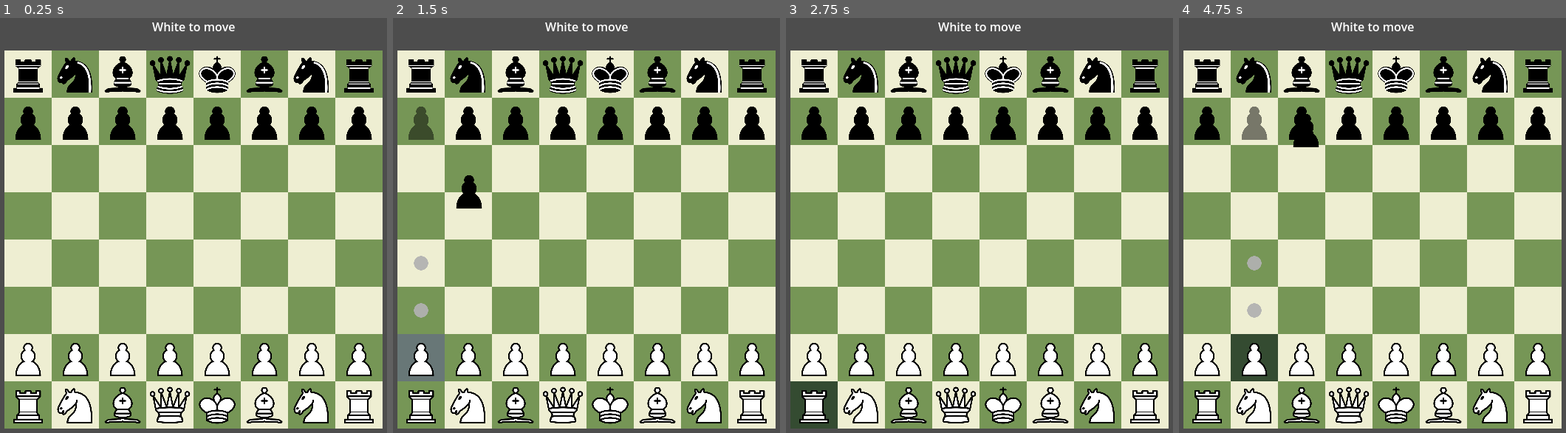
Above: before the commit, frames 1-4 (left to right).
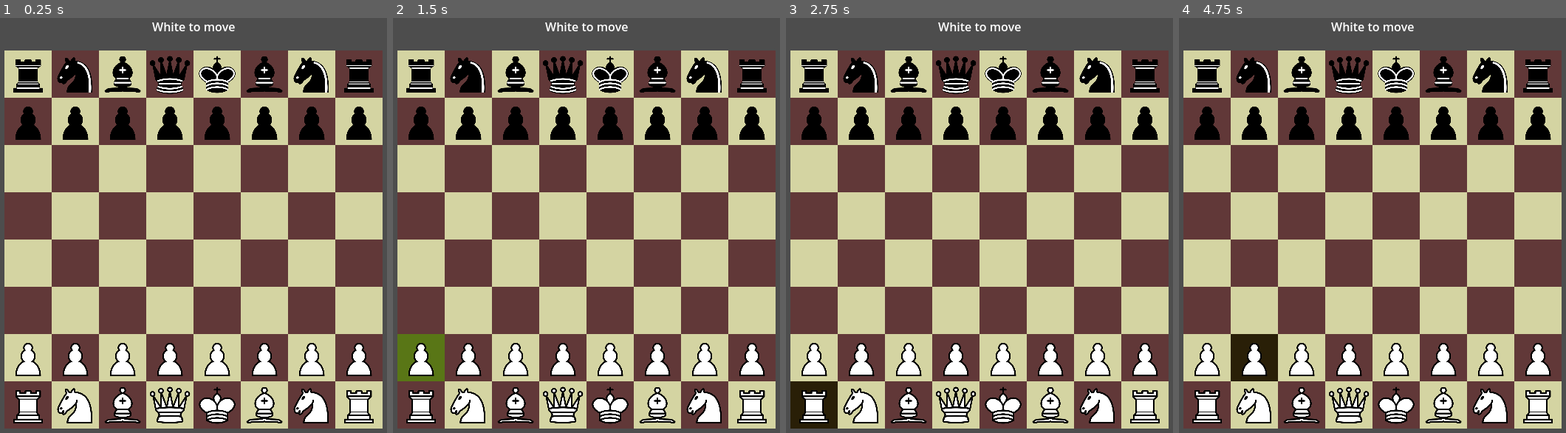
Above: after the commit, the same moments.

Repository: Lizard-Brain-Labs/chess-game
Game: Godot game, scene res://scenes/main.tscn
The game is run twice, just before and just after one commit, with the same random seed, the same clock (stepped at 60 frames per second) and the same inputs.
Inputs (mouse positions are in pixels of both pictures, inside the frame that each line leads up to):
- Up to frame 1 (0.25 s): no input
- Up to frame 2 (1.5 s): tap Enter at 0.5 s; drag from (420, 358) to (629, 142) at 0.52 s; drag from (420, 121) to (563, 329) at 1.27 s
- Up to frame 3 (2.75 s): move the mouse to (813, 403) at 2.02 s; press the mouse at (813, 403) at 2.03 s
- Up to frame 4 (4.75 s): release the mouse at (1206, 403) at 2.75 s; tap Space at 2.75 s; drag from (1206, 76) to (1240, 171) at 2.77 s; drag from (1252, 358) to (1395, 237) at 3.52 s; drag from (1252, 121) to (1306, 130) at 4.27 s

The runs differ from the first frame. In frame 1, 76% of the frame differs, in the area x 1-99%, y 7-99%; in frame 2, 77%; in frame 3, 76%; in frame 4, 77%.

Commit message:
refactor: simplify main logic, better handling of square highlighting

Diff:
--- a/classes/BoardState.gd
+++ b/classes/BoardState.gd
@@ -1,11 +1,14 @@
 class_name BoardState
 # Represents the state of a chess board in data
 
+const colors = Piece.colors
 const BOARD_SIZE = 8
 
 var grid := []
+var player_turn: colors
 
-func _init():
+func _init(turn: colors) -> void:
+	player_turn = turn
 	grid.resize(BOARD_SIZE)
 	for x in range(BOARD_SIZE):
 		grid[x] = []
@@ -23,8 +26,8 @@
 	return pos.x >= 0 and pos.x < BOARD_SIZE and pos.y >= 0 and pos.y < BOARD_SIZE
 
 # Build a board state from a scene-based board (after a move)
-static func from_board_scene(board_node: Node2D) -> BoardState:
-	var state = BoardState.new()
+static func from_board_scene(board_node: Node2D, turn: colors) -> BoardState:
+	var state = BoardState.new(turn)
 
 	for piece in board_node.get_children():
 		if not piece is Piece or piece.is_queued_for_deletion():
--- a/classes/Piece.gd
+++ b/classes/Piece.gd
@@ -25,7 +25,8 @@
 			emit_signal("piece_clicked", self)
 
 func _get_drag_data(_position: Vector2) -> Piece:
-	print("Dragging piece: ", name)
+	if color != get_parent().board_state.player_turn:
+		return null
 	var preview = self.duplicate(DUPLICATE_USE_INSTANTIATION)
 	preview.get_child(0).centered = true
 	set_drag_preview(preview)
--- a/classes/Square.gd
+++ b/classes/Square.gd
@@ -2,9 +2,16 @@
 # Represents a square on the chess board
 
 var cell: Vector2i
+
+signal empty_square_clicked(square: Square)
 
 func _init(set_cell: Vector2i, sq_size: int, sq_color: Color) -> void:
     cell = set_cell
     name = "%s%d" % [char(cell.y + 97), 8 - cell.x]
     size = Vector2(sq_size, sq_size)
     color = sq_color
+
+func _gui_input(event: InputEvent) -> void:
+    if event is InputEventMouseButton:
+        if event.button_index == MOUSE_BUTTON_LEFT and event.pressed:
+            emit_signal("empty_square_clicked")
--- a/scenes/move_marker.tscn
+++ b/scenes/move_marker.tscn
@@ -14,7 +14,7 @@
 metadata/_custom_type_script = "uid://b7pl2wao320wx"
 
 [node name="Sprite2D" type="Sprite2D" parent="."]
-self_modulate = Color(0.694118, 0.694118, 0.694118, 0.752941)
+self_modulate = Color(0.698039, 0.698039, 0.698039, 0.698039)
 texture_filter = 6
 position = Vector2(32, 32)
 scale = Vector2(0.3, 0.3)
--- a/scripts/chessboard.gd
+++ b/scripts/chessboard.gd
@@ -1,10 +1,11 @@
 extends Node2D
 
 @export var square_size = 64
-@export var board_color_light = Color("#EEEED2")  # light
-@export var board_color_dark = Color("#769656")  # dark
+@export var board_color_light = Color("#d4d4a2ff")  # light
+@export var board_color_dark = Color("#613838ff")  # dark
 
 var squares = {}
+var board_state : BoardState
 
 func _ready():
 	var board_size = Vector2i(square_size * 8, square_size * 8)
--- a/scripts/main.gd
+++ b/scripts/main.gd
@@ -1,4 +1,21 @@
 extends Node2D
+
+# TODO:
+	# Persist square hightlights from opponent's last move
+	# Check/checkmate/stalemate detection
+	# Pawn promotion UI
+	# Capture move marker as ring
+	# AI opponent
+		# Move evaluation
+		# random opening sets
+	# Fog of war
+		# Only show pieces that can be captured next turn
+		# Add warning if king is in check
+		# Could be more like stratego, can see pieces, but not their type
+	# Networked multiplayer
+	# Move history log - it would be fun to see the whole game afterwards
+	# Better graphics and sound effects
+	# Menu, restart game, etc.
 
 const files = ['a', 'b', 'c', 'd', 'e', 'f', 'g', 'h']
 const piece_order = ["rook", "knight", "bishop", "queen", "king", "bishop", "knight", "rook"]
@@ -17,18 +34,16 @@
 	"king_white": preload("res://pieces/king_white.tscn"),
 	"king_black": preload("res://pieces/king_black.tscn")
 }
-const move_marker = preload("res://scenes/move_marker.tscn")
+const MOVE_MARKER = preload("res://scenes/move_marker.tscn")
 const colors = Piece.colors
+const MARKER_COLOR = Color(0.7, 0.7, 0.7, 0.7)
 
 @onready var board = $chessboard
 @onready var debug_label: Label = %"debug label"
-var selected_piece : Piece = null
 var selected_square : Square
 var end_square: Square
 var markers:Array[Control] = []
-var board_state : BoardState
 var player_turn: colors = colors.WHITE
-var hovered_square: Square = null
 
 func _ready():
 	# load default position
@@ -39,47 +54,37 @@
 		# add back rank pieces
 		add_piece(board.squares[Vector2i(7, file)], piece_order[file], "white")
 		add_piece(board.squares[Vector2i(0, file)], piece_order[file], "black")
-	board_state = BoardState.from_board_scene(board)
+	board.board_state = BoardState.from_board_scene(board, player_turn)
 
-func _physics_process(_delta):
-	if Input.is_action_just_pressed("left_click"):
-		_handle_mouse_click()
-	if Input.is_action_pressed("left_click"):
-		pass
-	elif Input.is_action_just_released("left_click"):
-		pass
+	for square in board.squares.values():
+		square.empty_square_clicked.connect(_on_empty_square_clicked)
 
 func _on_piece_clicked(piece: Piece) -> void:
+	_remove_markers()
 	if piece.color != player_turn:
 		return
-	if piece == selected_piece:
-		selected_piece = null
 	else:
-		selected_piece = piece
+		_clear_selected_square_highlight()
+		selected_square = piece.square
+		selected_square.self_modulate = Color.OLIVE_DRAB
+		var moves = MoveGenerator.get_moves(piece, board.board_state)
+		for move: Move in moves:
+			add_marker(move)
+
+func _on_empty_square_clicked() -> void:
 	_remove_markers()
-
-func _on_square_mouse_entered(square: Square) -> void:
-	if hovered_square:
-		hovered_square.self_modulate = Color.WHITE
-	hovered_square = square
-	hovered_square.self_modulate = Color.HOT_PINK
+	_clear_selected_square_highlight()
 
 func _on_marker_mouse_entered(marker: Control) -> void:
 	_clear_end_square()
 	end_square = board.squares[marker.move.to]
-	end_square.self_modulate = Color.DARK_ORANGE
+	end_square.self_modulate = Color.DARK_SLATE_BLUE
+	marker.get_child(0).self_modulate = Color.TRANSPARENT
 
-func on_marker_mouse_exited() -> void:
+func _on_marker_mouse_exited(marker: Control) -> void:
 	_clear_end_square()
+	marker.get_child(0).self_modulate = MARKER_COLOR
 
-func _handle_mouse_click() -> void:
-	_clear_selected_square_highlight()
-	if selected_piece:
-		selected_square = selected_piece.square
-		selected_square.self_modulate = Color.SLATE_GRAY
-		var moves = MoveGenerator.get_moves(selected_piece, board_state)
-		for move: Move in moves:
-			add_marker(move)
 
 func _move_piece(move: Move) -> void:
 	var to_square = board.squares[move.to]
@@ -99,16 +104,8 @@
 		print("Castling, moving rook:")
 		_move_piece(move.castle)
 		return # avoid double cleanup and turn advance
-	_cleanup_post_move()
+	_remove_markers()
 	_next_turn()
-
-func _reset_piece_to_selected_square():
-	selected_piece.position = selected_square.position
-
-func _cleanup_post_move():
-	selected_piece = null
-	_remove_markers()
-	board_state = BoardState.from_board_scene(board)
 
 func _clear_selected_square_highlight():
 	if selected_square:
@@ -144,14 +141,14 @@
 	return piece_name_exists
 
 func add_marker(move:Move) -> void:
-	var marker = move_marker.instantiate()
+	var marker = MOVE_MARKER.instantiate()
 	marker.move = move
 	var square = board.squares[move.to]
 	marker.position = square.position
 	board.add_child(marker)
 	marker.piece_dropped.connect(_move_piece)
 	marker.mouse_entered.connect(_on_marker_mouse_entered.bind(marker))
-	marker.mouse_exited.connect(on_marker_mouse_exited)
+	marker.mouse_exited.connect(_on_marker_mouse_exited.bind(marker))
 	markers.append(marker)
 
 func _remove_markers() -> void:
@@ -171,3 +168,5 @@
 	for piece in board.get_children():
 		if piece is Piece and piece.type == types.PAWN and piece.color == player_turn:
 			piece.can_en_passant = false
+
+	board.board_state = BoardState.from_board_scene(board, player_turn)
